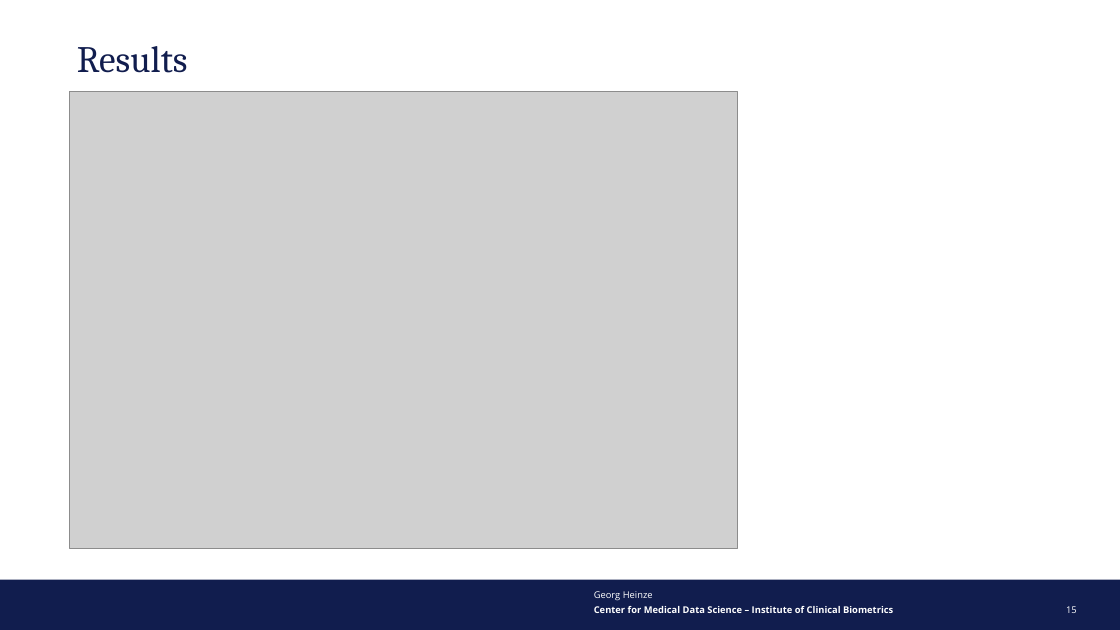
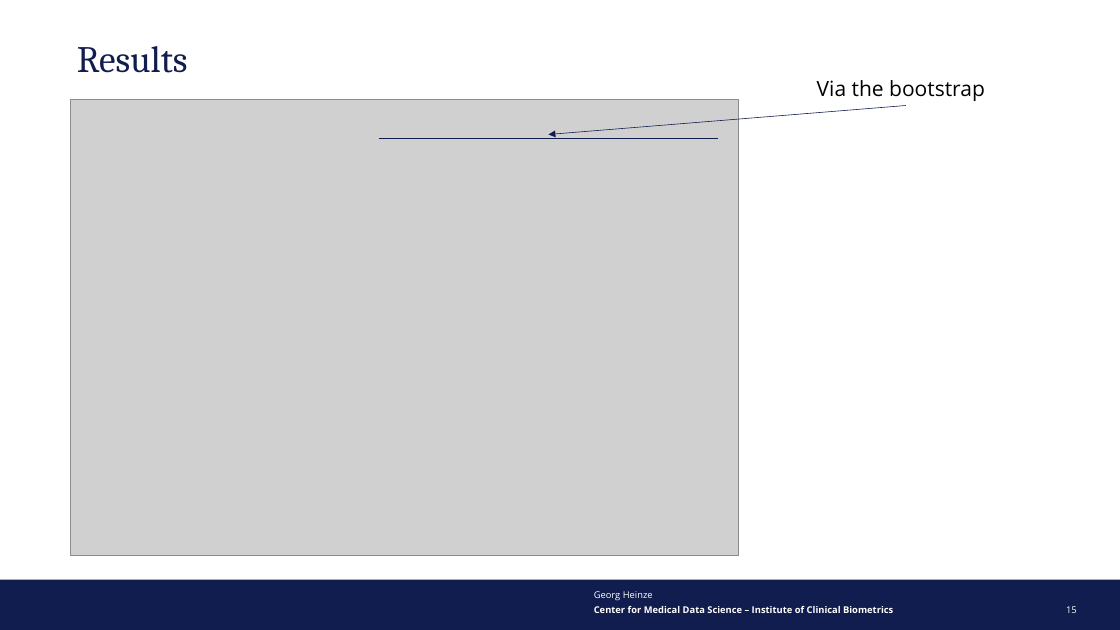
Before and after one commit to aliaksah/Bayes_for_STRATOS, a slide deck: slide 15 of Task Bodyfat/Simplified/TalkROeS/2025-09 Roes B-F_MN_20250905.pptx. Drawn at 1120x630 pixels with LibreOffice and Linux fonts; fonts in the diff are those of the drawing; grey boxes stand for pictures; background and template pictures are left out. Boxes give left, top, right and bottom in pixels: in the first picture for what was removed or moved away, otherwise in the second. Text is boxed around its words. In the diff, an @@ line names an element or a change of style, - is before the commit and + after.

```diff
--- a/Task Bodyfat/Simplified/TalkROeS/2025-09 Roes B-F_MN_20250905.pptx
+++ b/Task Bodyfat/Simplified/TalkROeS/2025-09 Roes B-F_MN_20250905.pptx
@@ text added at <box>817,80,985,101</box>, 18 pt, text #000000 @@
+Via the bootstrap
@@ picture: place and size @@
-picture at <box>70,92,738,548</box>
+picture at <box>71,99,739,555</box>
@@ arrow added from (907, 106) to (549, 134), #111D4E 0.5 pt @@
@@ line added from (379, 138) to (718, 138), #111D4E 0.5 pt @@
```
Also in this commit, not shown: 2 other slides changed.
